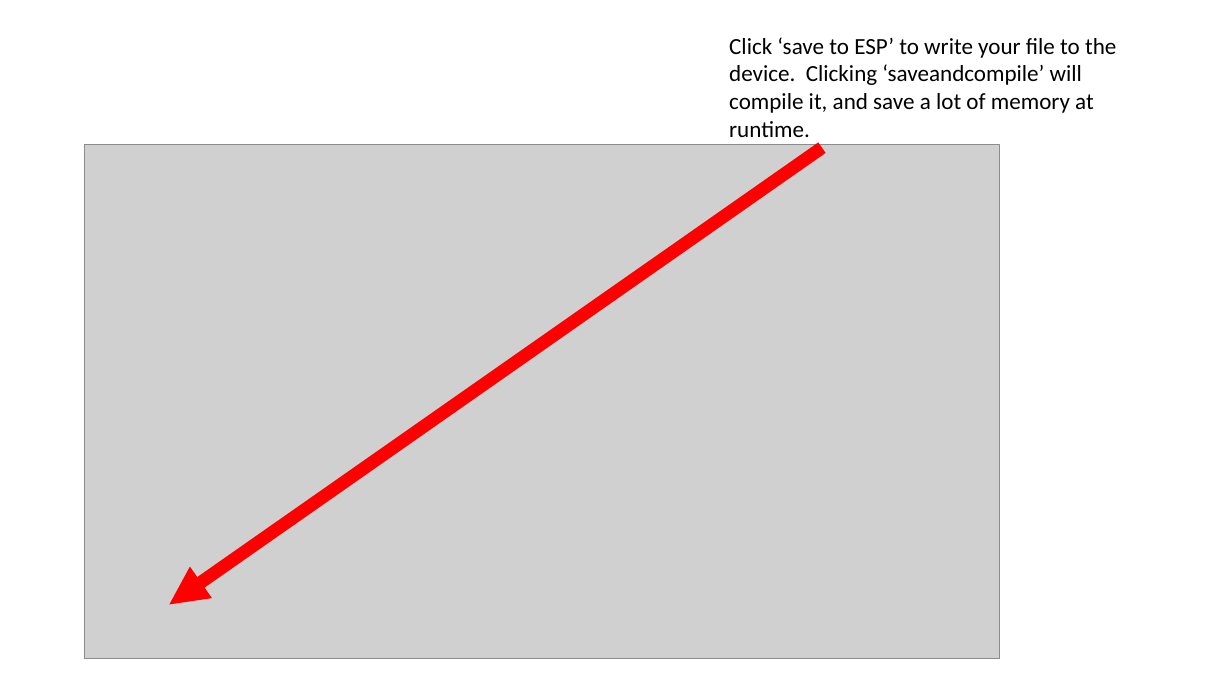
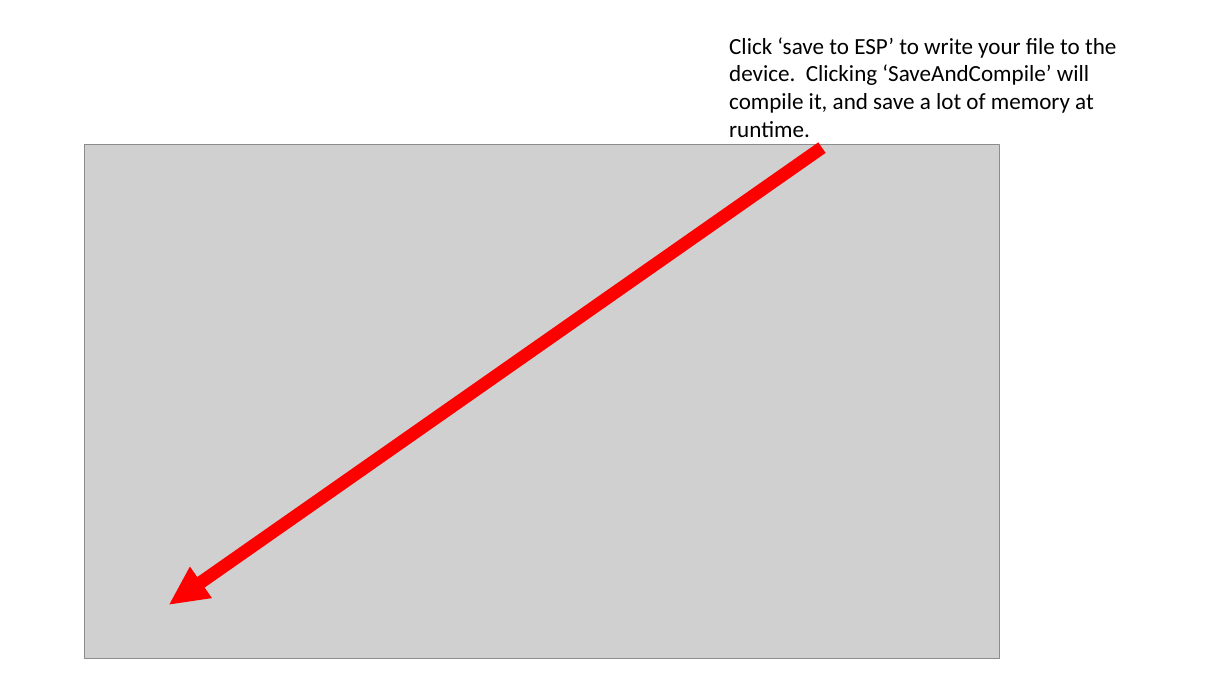
Before and after one commit to wordsforthewise/nate-g, a slide deck: slide 11 of docs/NodeMCUonWindows.pptx. Drawn at 1232x693 pixels with LibreOffice and Linux fonts; fonts in the diff are those of the drawing; grey boxes stand for pictures. Boxes give left, top, right and bottom in pixels: in the first picture for what was removed or moved away, otherwise in the second. Text is boxed around its words. In the diff, an @@ line names an element or a change of style, - is before the commit and + after.

Commit message:
fixed presentation

```diff
--- a/docs/NodeMCUonWindows.pptx
+++ b/docs/NodeMCUonWindows.pptx
@@ text at (729, 37, 1116, 137): text changed @@
-Click ‘save to ESP’ to write your file to the device. Clicking ‘saveandcompile’ will compile it, and save a lot of memory at runtime.
+Click ‘save to ESP’ to write your file to the device. Clicking ‘SaveAndCompile’ will compile it, and save a lot of memory at runtime.
```
Also in this commit, not shown: 7 other slides changed, 1 other file.
